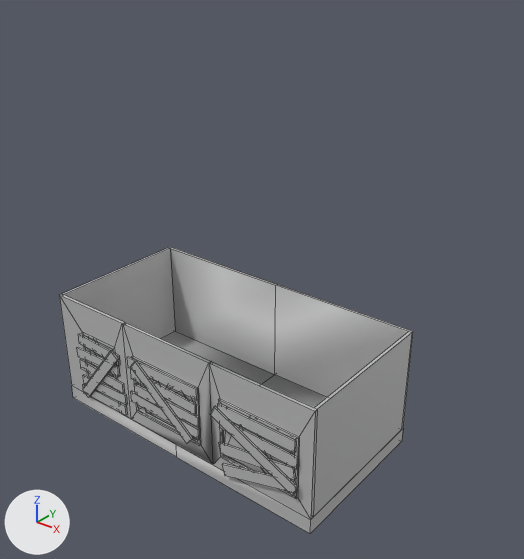
Renders of the FBX model Assets/Meshes/BuildingA.fbx from each side of a commit.
Camera for both pictures: a 50 mm camera at (18.1, -12.2, 14.13) aimed at (5.07, 4.09, 4.04). Every picture has the same lights, and +X, +Y and +Z are marked at lower left. Mesh edges are drawn as thin lines. Where no turn or scale is listed for an object, it has been applied to the vertices. Vertices at the same position are counted once.

In view in the first picture: 'BuildingA1'.
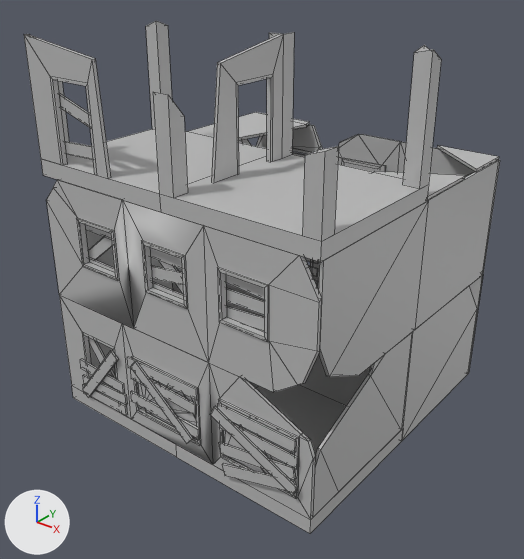
Changed parts and their boxes (x1, y1, x2, y2) in the pictures (524 x 559 px; the box of a moved part takes in the faces that stretch with it):
'BuildingA1', reshaped (34% wider, 78% taller): before (59, 247, 413, 534); after (24, 21, 500, 534)
part 1 of me_mesh, moved or reshaped: before (77, 347, 120, 377); after (59, 93, 90, 127)
part 2 of me_mesh, moved or reshaped: before (78, 333, 120, 366); after (65, 141, 93, 159)
part 3 of me_mesh, added: after (160, 154, 428, 262)
part 4 of me_mesh, added: after (308, 265, 318, 277)
part 5 of me_mesh, added: after (85, 224, 112, 240)
part 6 of me_mesh, added: after (89, 258, 115, 272)
part 7 of me_mesh, added: after (150, 247, 182, 269)
part 8 of me_mesh, added: after (152, 282, 183, 299)
part 9 of me_mesh, added: after (226, 288, 264, 315)
part 10 of me_mesh, added: after (338, 156, 386, 172)
part 11 of me_mesh, deleted: before (134, 383, 200, 428)
part 12 of me_mesh, built on: before (209, 332, 411, 519); after (24, 21, 500, 519)

What changed in the scene script:
```text
Change me_mesh:
    used by ob_buildinga1; location = (0.0, 0.0, 0.0)
    remove me_mesh.from_pydata(...)  # 322 vertices, 282 faces; spans x 0.0..10.0, y -0.18..5.0, z -0.5..3.5
    add me_mesh.from_pydata(...)  # 1045 vertices, 959 faces; spans x 0.0..10.0, y -0.18..10.05, z -0.5..11.5
    me_mesh part 1: the loose piece of 8 vertices spanning x 0.67..2.67, y -0.06..0.0, z 1.46..1.86 is turned 18.6 degrees about the y axis through its middle and scaled by 1.05, then moved by (-0.17, 0.21, 8.0)
    me_mesh part 2: the loose piece of 8 vertices spanning x 0.83..2.74, y -0.06..0.0, z 1.94..2.39 is scaled about its middle by (-1.1, 1, 1), then moved by (-0.29, 0.21, 6.34)
    me_mesh part 3: a new loose piece, a box spanning x 5.0..10.0, y 0.0..5.0, z 7.5..8.0, in mat_lambert1 (grey #bcbcbc)
    me_mesh part 4: the loose piece of 8 vertices spanning x 0.67..2.67, y -0.06..0.0, z 1.46..1.86 is copied, and the copy is scaled about its middle by (-1.1, 1, 1), then moved by (0.57, 9.85, 0.03); it spans x 1.15..3.34, y 9.78..9.85, z 1.48..1.9
    me_mesh part 5: the loose piece of 8 vertices spanning x 0.67..2.67, y -0.06..0.0, z 1.46..1.86 is copied, and the copy is scaled about its middle by (-1.12, -1, 1), then moved by (0.48, 0.21, 4.59); it spans x 1.03..3.27, y 0.15..0.22, z 6.05..6.45
    me_mesh part 6: the loose piece of 8 vertices spanning x 0.67..2.67, y -0.06..0.0, z 1.46..1.86 is copied, and the copy is scaled about its middle by (-1.12, -1, 1), then moved by (0.48, 0.21, 3.31); it spans x 1.03..3.27, y 0.15..0.22, z 4.77..5.17
    me_mesh part 7: the loose piece of 8 vertices spanning x 3.21..6.07, y -0.12..-0.05, z 2.09..2.51 is copied, and the copy is scaled about its middle by (0.781, -1, -0.994), then moved by (0.37, 0.26, 3.83); it spans x 3.89..6.13, y 0.15..0.22, z 5.93..6.33
    me_mesh part 8: the loose piece of 8 vertices spanning x 3.21..6.07, y -0.12..-0.05, z 2.09..2.51 is copied, and the copy is scaled about its middle by (0.781, -1, -0.994), then moved by (0.37, 0.26, 2.69); it spans x 3.89..6.13, y 0.15..0.22, z 4.79..5.19
    me_mesh part 9: the loose piece of 8 vertices spanning x 6.91..9.57, y -0.11..-0.05, z 1.54..1.94 is copied, and the copy is scaled about its middle by (0.82, -1, -1), then moved by (-0.48, 0.26, 3.95); it spans x 6.66..8.85, y 0.15..0.22, z 5.48..5.9
    me_mesh part 10: the loose piece of 8 vertices spanning x 3.21..6.07, y -0.12..-0.05, z 2.09..2.51 is copied, and the copy is scaled about its middle by (-0.781, 1, -0.994), then moved by (0.3, 9.9, 4.11); it spans x 3.82..6.06, y 9.78..9.85, z 6.21..6.61
    me_mesh part 11: the loose piece of 8 vertices spanning x 3.41..6.08, y -0.11..-0.05, z 1.19..1.57 is deleted
    me_mesh part 12: 4 vertices removed from x 9.9..10.0, y 0.0..0.1, z 3.5; 583 vertices added at x 0.0..10.0, y -0.05..10.05, z -0.5..11.5
```
